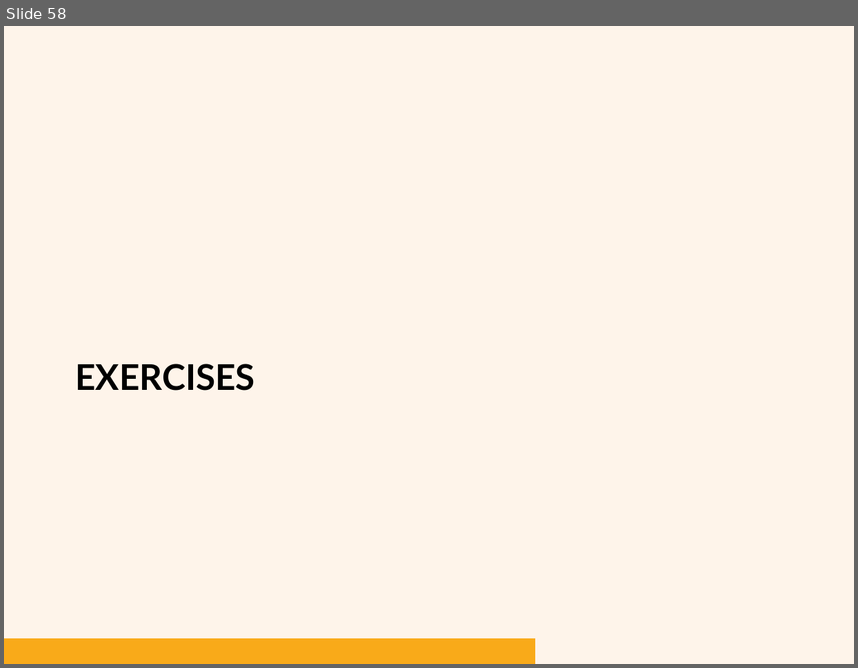
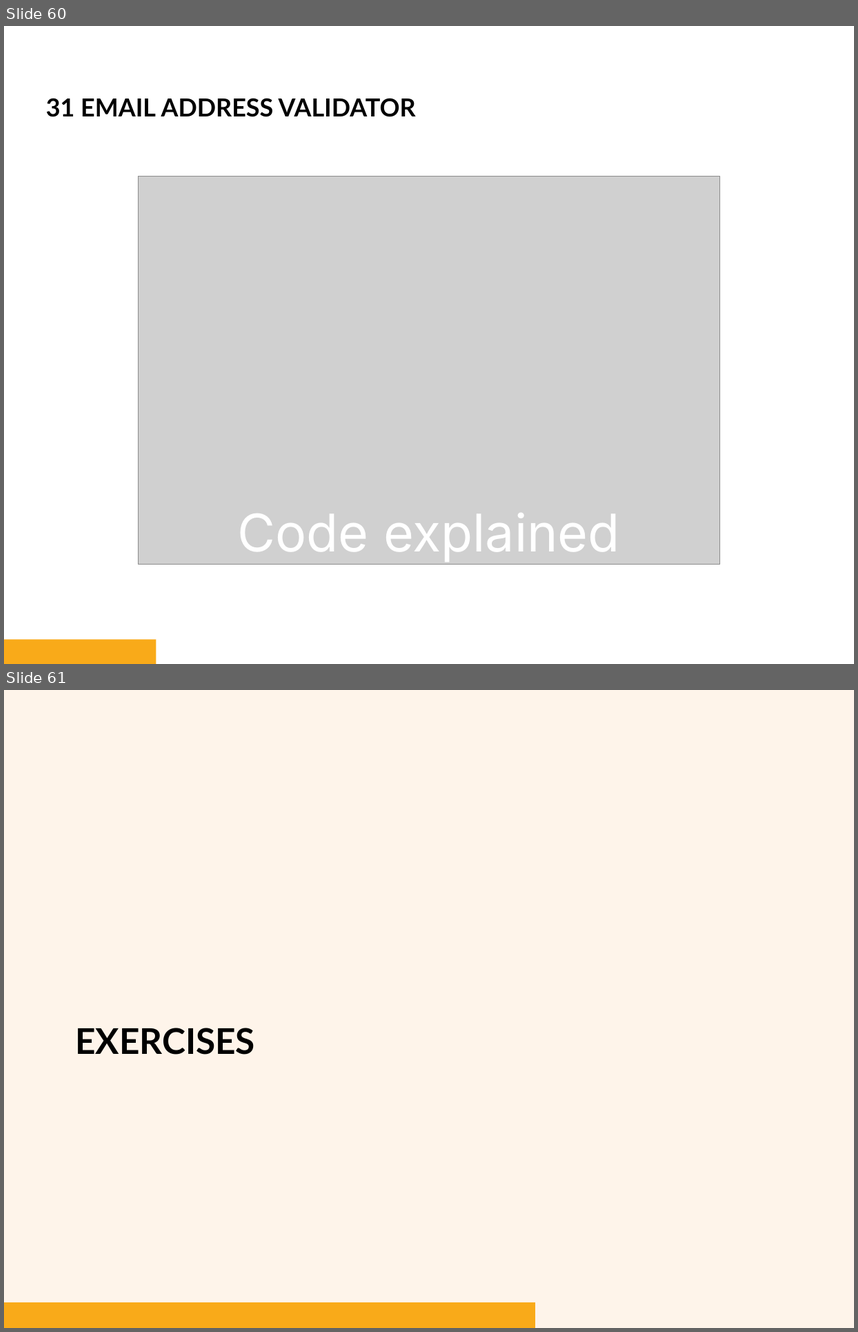
Before and after one commit to bryanbsun/pythonps, a slide deck: Python Problem Solver 2.pptx. Shown one above the other, each under a label of ours: slide 58 before the commit, slides 60 and 61 after it. The pictures are 858x668 and 858x1332 pixels, drawn with LibreOffice and Linux fonts; fonts in the diff are those of the drawing; grey boxes stand for pictures; background and template pictures are left out. Boxes give left, top, right and bottom in pixels: in the first picture for what was removed or moved away, otherwise in the second. Text is boxed around its words. In the diff, an @@ line names an element or a change of style, - is before the commit and + after.

```diff
--- a/Python Problem Solver 2.pptx
+++ b/Python Problem Solver 2.pptx
@@ slide 60 added at (4,26,854,664), background #FFFFFF @@
@@ text added at (46,98,416,117), 21 pt, text #000000, bold @@
+31 EMAIL ADDRESS VALIDATOR
@@ picture added at (139,176,720,564) @@
@@ text added at (238,512,619,561), 44 pt, text #FFFFFF @@
+Code explained
@@ rectangle added at (4,639,156,664), fill #F9AA19 @@
@@ what was slide 58 is now slide 61 @@
```
Also in this commit, not shown: 2 slides changed, 2 other slides added, 7 other files.
